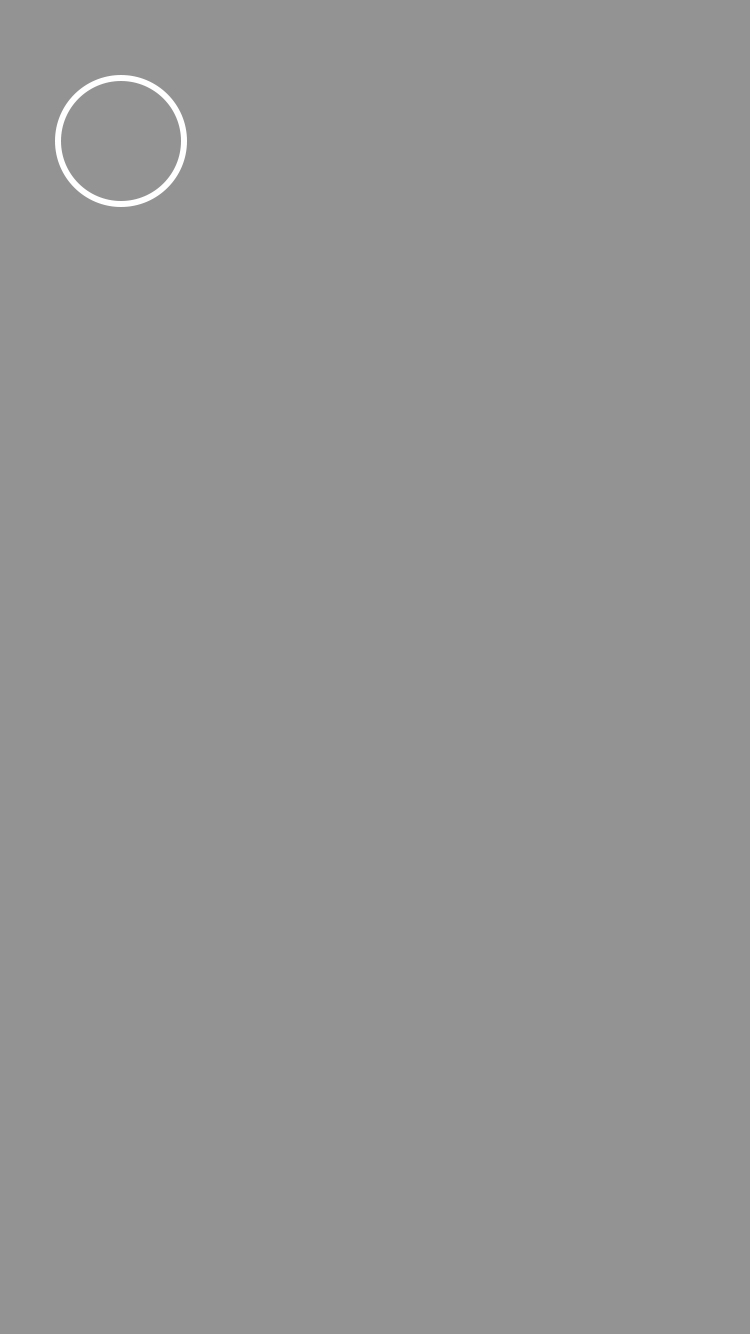
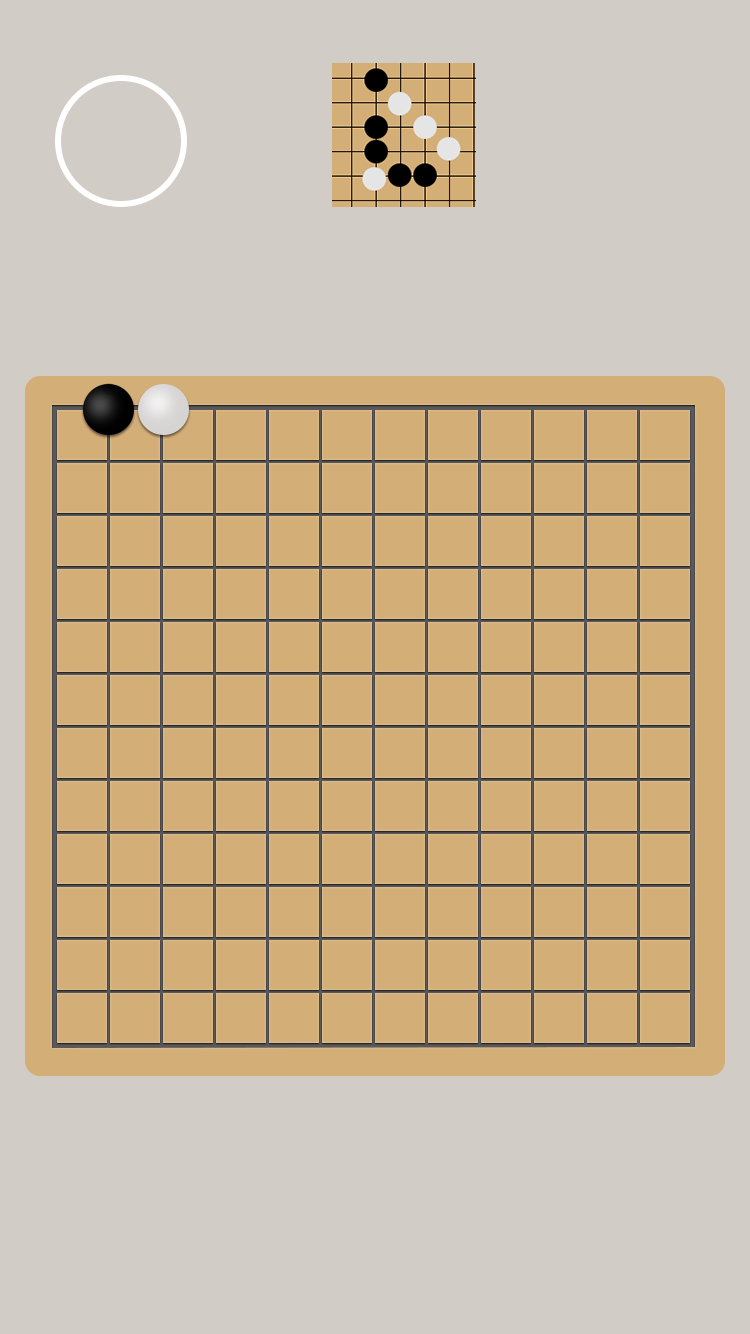
Comparing the layer stacks of the two 750 x 1334 images. Changes:
added group "棋子" with 7 layers above "组 1" over (83, 383, 189, 435)
added group "组 2 拷贝" with 2 layers in group "棋子" over (138, 384, 189, 435)
added layer "椭圆 2" (1st of 2, in "棋子" › "组 2 拷贝") in group "组 2 拷贝" over (147, 392, 169, 414)
added layer "椭圆 2 拷贝" (1st of 2, in "棋子" › "组 2 拷贝") in group "组 2 拷贝" over (138, 384, 189, 435)
added group "组 2" with 3 layers in group "棋子" over (83, 383, 134, 435)
added layer "椭圆 3" (17%) in group "组 2" over (102, 383, 115, 395)
added layer "椭圆 2" (2nd of 2, in "棋子" › "组 2") in group "组 2" over (89, 394, 111, 416)
added layer "椭圆 2 拷贝" (2nd of 2, in "棋子" › "组 2") in group "组 2" over (83, 384, 134, 435)
added group "组 1" with 3 layers above "矩形 1" over (0, 334, 750, 1076)
added layer "形状 1 拷贝 13" in group "组 1" over (52, 405, 695, 1048)
added layer "矩形 1" (1st of 2, in "组 1") in group "组 1" over (25, 376, 725, 1076)
added layer "图层 1" above "icon" over (332, 63, 476, 207)
removed layer "背景" over (0, 0, 750, 1334)
added layer "图层 0" over (0, 0, 750, 1334)
